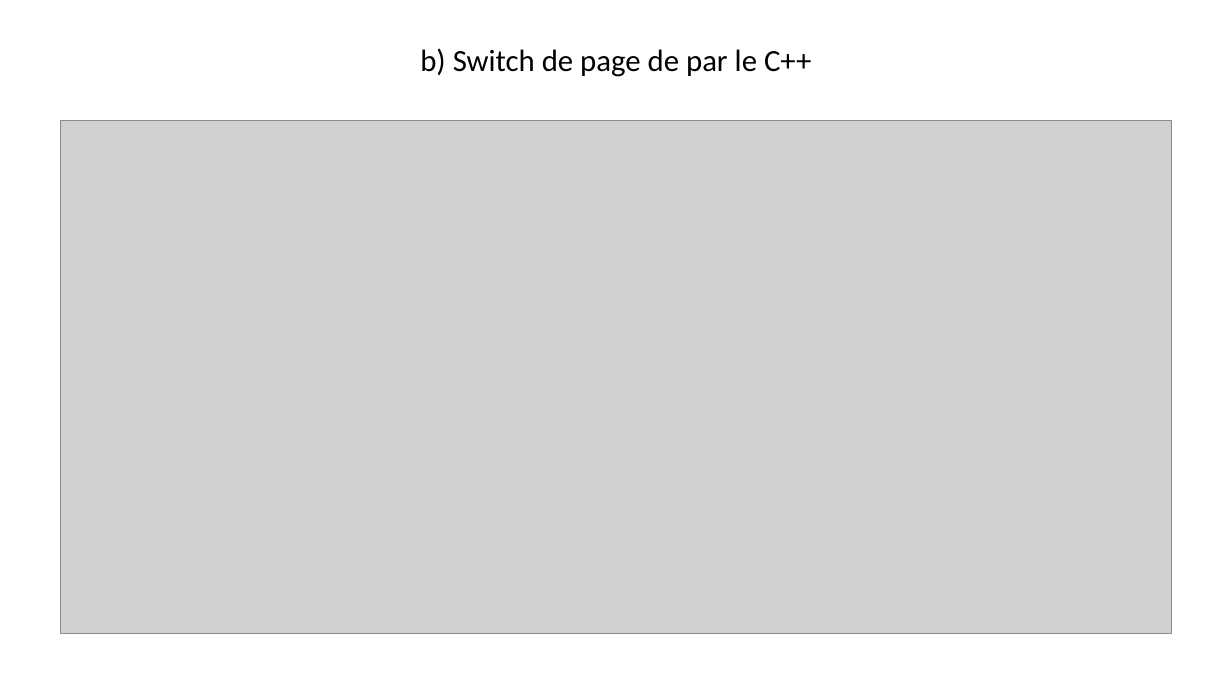
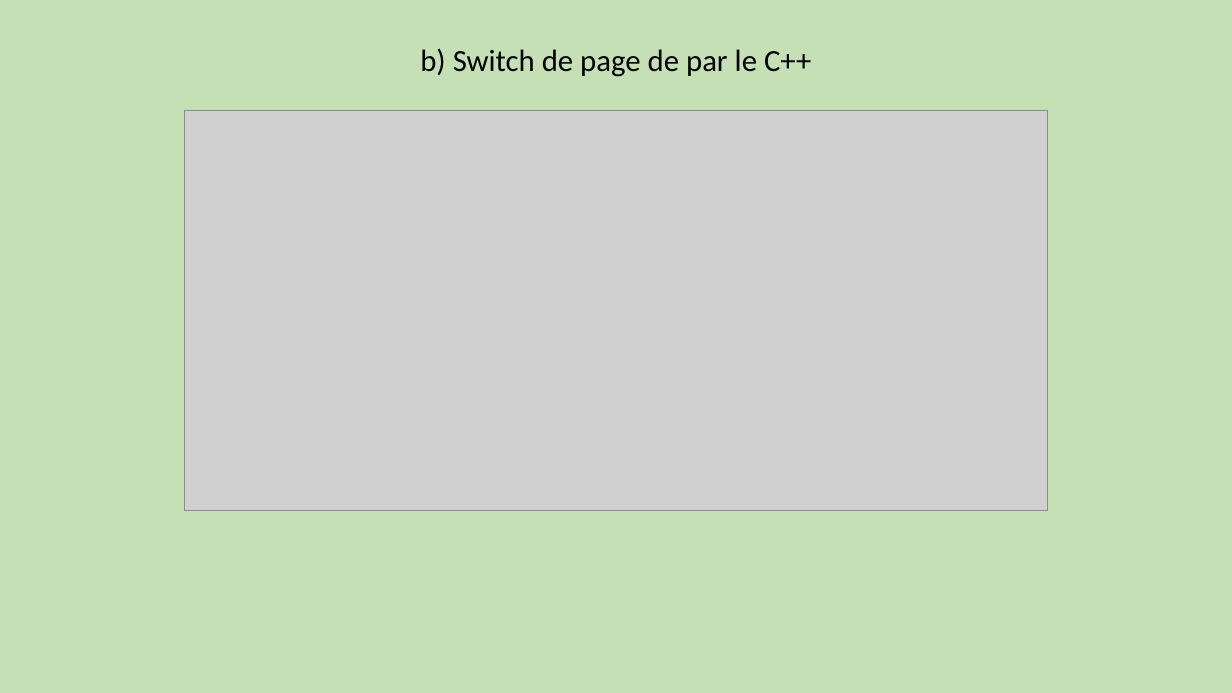
Before and after one commit to Maja2308/Projet_Cross, a slide deck: slide 31 of Diagrammes Communs/Presentation_Revue0.pptx. Drawn at 1232x693 pixels with LibreOffice and Linux fonts; fonts in the diff are those of the drawing; grey boxes stand for pictures. Boxes give left, top, right and bottom in pixels: in the first picture for what was removed or moved away, otherwise in the second. Text is boxed around its words. In the diff, an @@ line names an element or a change of style, - is before the commit and + after.

```diff
--- a/Diagrammes Communs/Presentation_Revue0.pptx
+++ b/Diagrammes Communs/Presentation_Revue0.pptx
@@ background #FFFFFF to #C5E0B4 @@
@@ picture resized from (x1=60, y1=121, x2=1172, y2=634) to (x1=184, y1=110, x2=1047, y2=510) @@
```
Also in this commit, not shown: 25 other slides changed, 1 other file.
